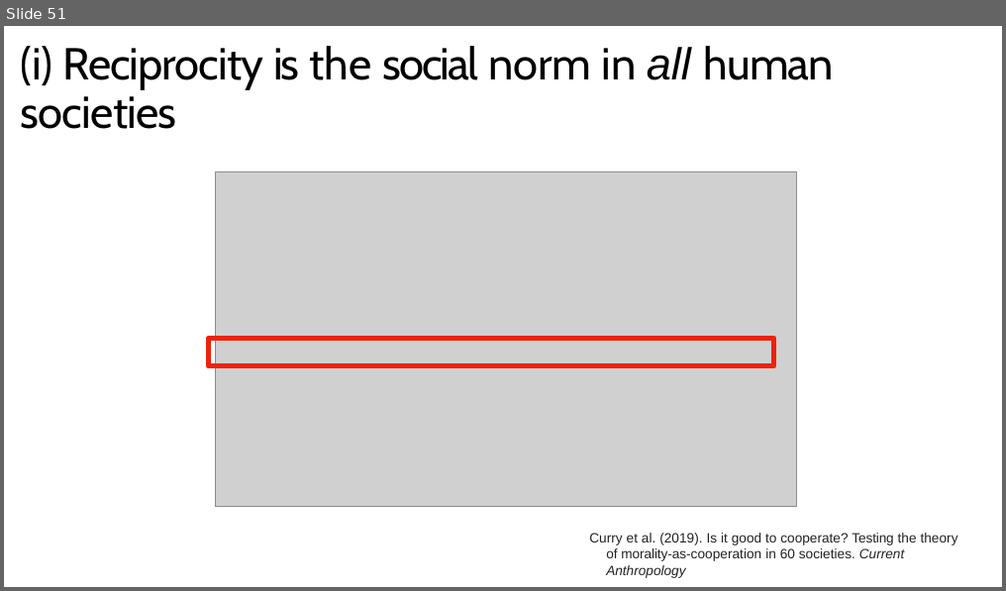
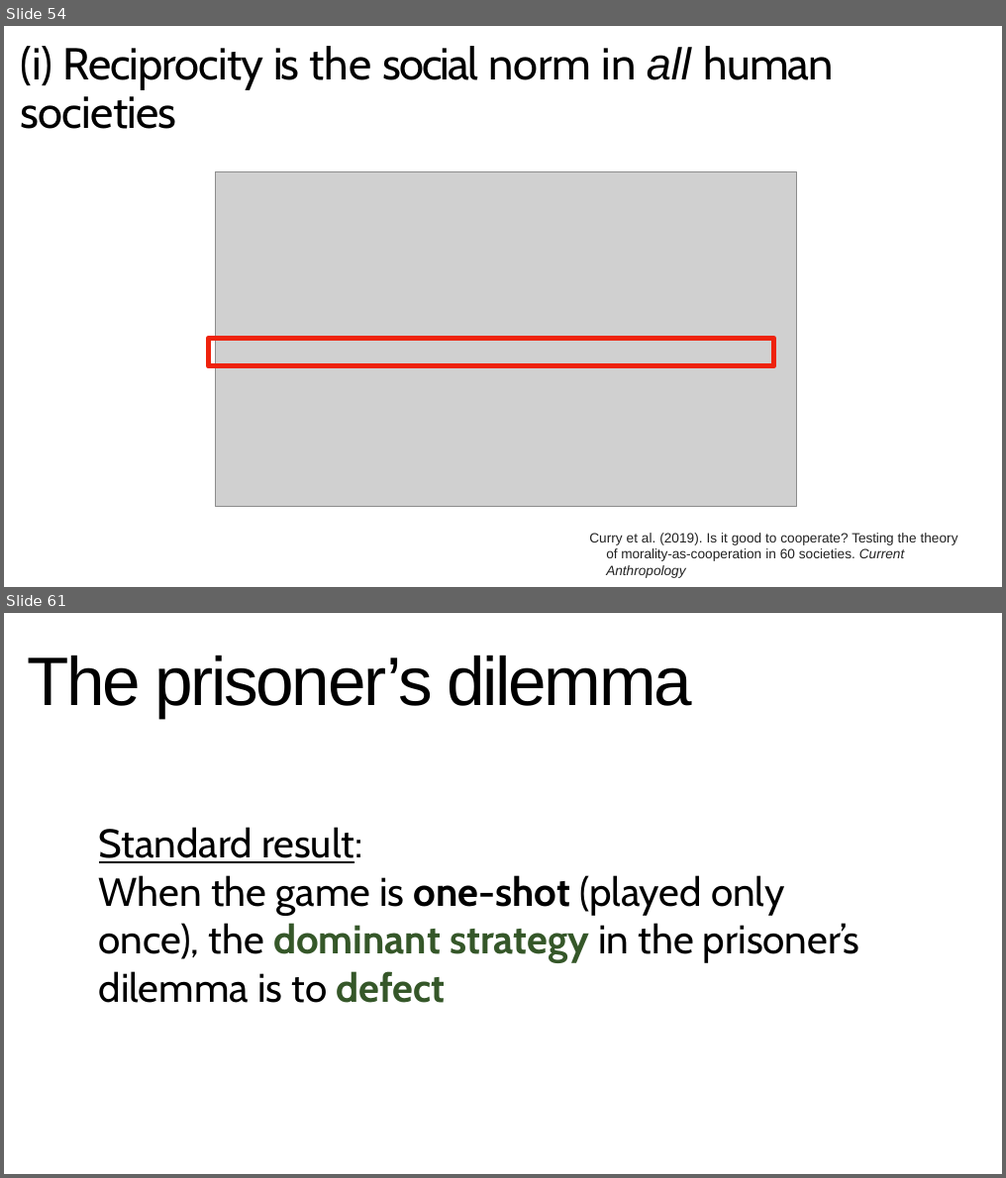
Before and after one commit to aminelasso/SOC501-2026, a slide deck: Week 3/Week 3.pptx. Shown one above the other, each under a label of ours: slide 51 before the commit, slides 54 and 61 after it; the slides between them are not shown. The pictures are 1006x591 and 1006x1178 pixels, drawn with LibreOffice and Linux fonts; fonts in the diff are those of the drawing; grey boxes stand for pictures. Boxes give left, top, right and bottom in pixels: in the first picture for what was removed or moved away, otherwise in the second. Text is boxed around its words. In the diff, an @@ line names an element or a change of style, - is before the commit and + after.

```diff
--- a/Week 3/Week 3.pptx
+++ b/Week 3/Week 3.pptx
@@ slide 61 added at bbox=[4, 613, 1002, 1174], background #FFFFFF @@
@@ title added at bbox=[27, 655, 692, 718], 66 pt, text #000000 @@
+The prisoner’s dilemma
@@ text added at bbox=[99, 827, 860, 1003], 38.5 pt, text #000000 @@
+Standard result:
+When the game is one-shot (played only once), the dominant strategy in the prisoner’s dilemma is to defect
@@ what was slide 51 is now slide 54 @@
```
Also in this commit, not shown: 11 slides changed, 23 other slides added, 2 slides removed.
